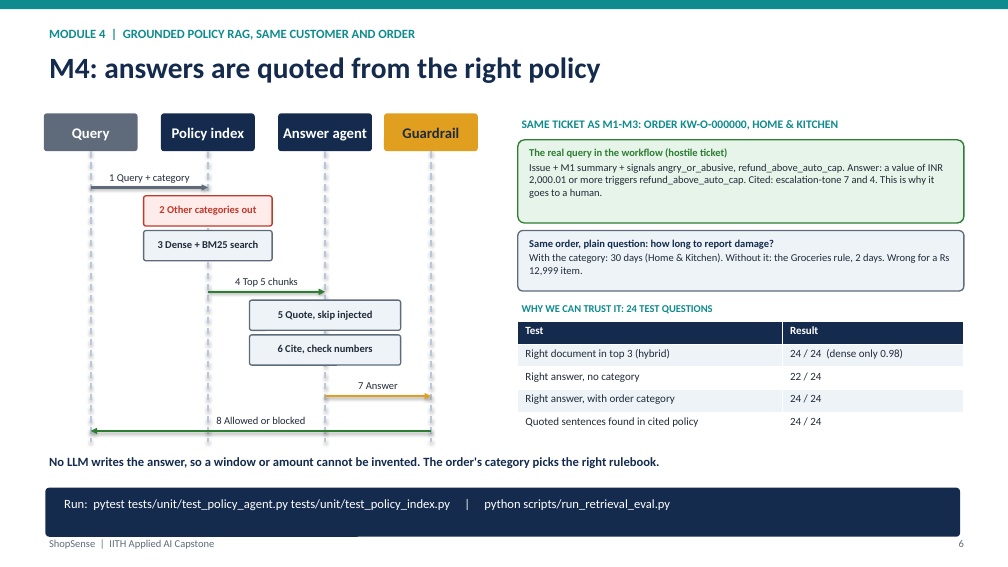
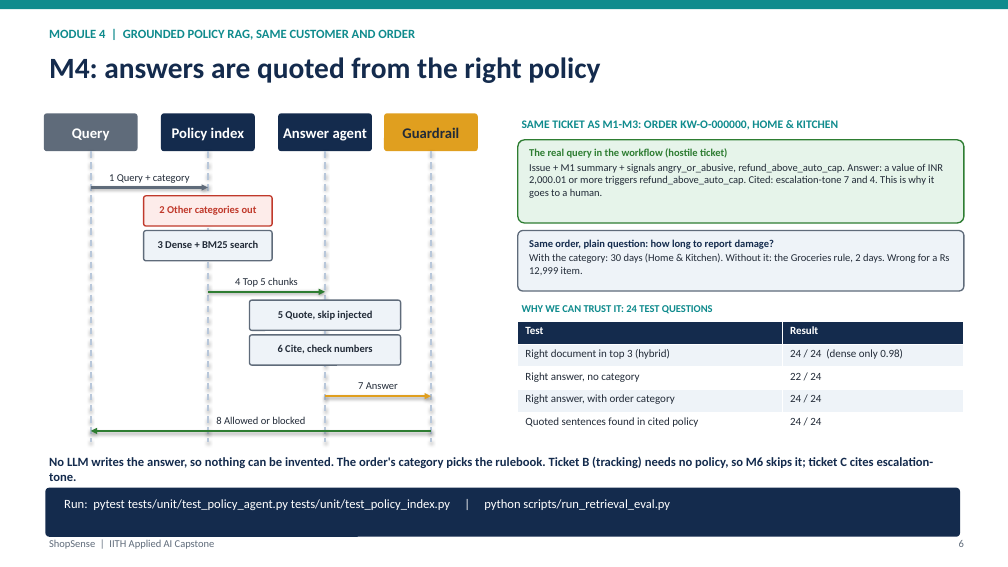
Before and after one commit to abhraj786/iith-ai-capstone-shopsense, a slide deck: slide 6 of docs/deck/iith-ai-capstone-shopsense.pptx. Drawn at 1008x567 pixels with LibreOffice and Linux fonts; fonts in the diff are those of the drawing. Boxes give left, top, right and bottom in pixels: in the first picture for what was removed or moved away, otherwise in the second. Text is boxed around its words. In the diff, an @@ line names an element or a change of style, - is before the commit and + after.

Commit message:
Deck: follow three tickets (A hostile, B tracking, C court threat) from M1 through M6

```diff
--- a/docs/deck/iith-ai-capstone-shopsense.pptx
+++ b/docs/deck/iith-ai-capstone-shopsense.pptx
@@ text at [49, 457, 934, 481]: text changed @@
-No LLM writes the answer, so a window or amount cannot be invented. The order's category picks the right rulebook.
+No LLM writes the answer, so nothing can be invented. The order's category picks the rulebook. Ticket B (tracking) needs no policy, so M6 skips it; ticket C cites escalation-tone.
```
Also in this commit, not shown: 3 other slides changed, 1 other file.
